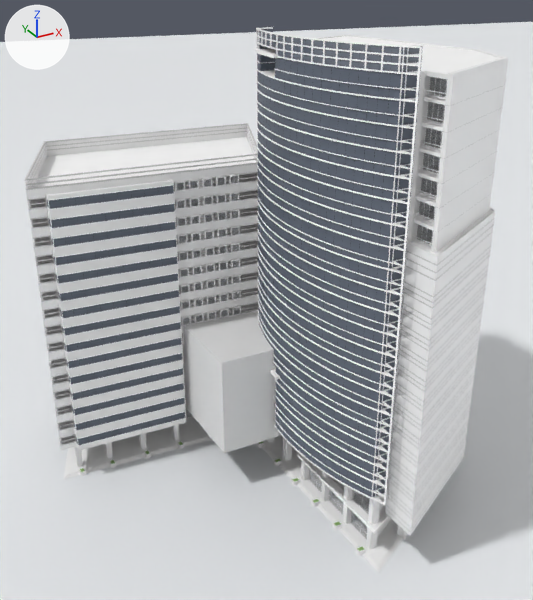
Before and after pictures for a commit that changed the glTF model gltfs/skyscraperResize/scene.gltf.
Both versions are drawn from a 50 mm lens placed at (-6.08, -11.94, 7.54), pointed at (0.15, -0.62, 1.88). Arrows for +X, +Y and +Z are at upper left; the lights stay in place. Where no turn or scale is listed for an object, it has been applied to the vertices.
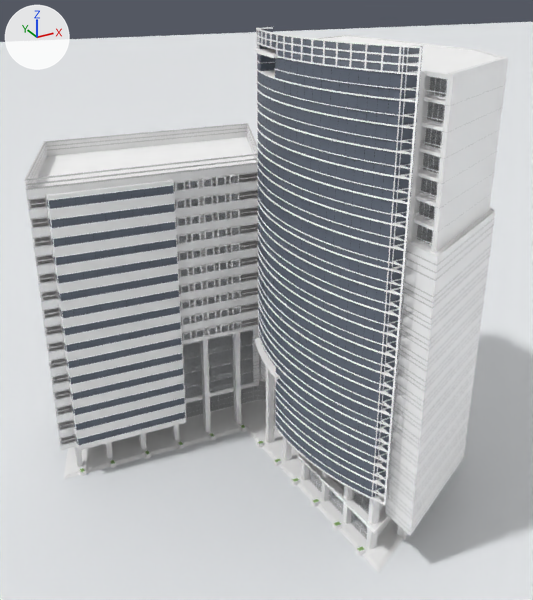
Changed parts and their boxes [x1, y1, x2, y2] in the pictures (533 x 600 px):
```json
{"object": "Cube", "change": "deleted", "before": [183, 305, 281, 453]}
```

Scene script edits in JSON lines:
```json
{"op": "remove", "block": "ob_cube", "code": ["ob_cube = bpy.data.objects.new('Cube', me_cube)", "ob_cube.location = (0.0, 0.0, 0.0)"]}
```
